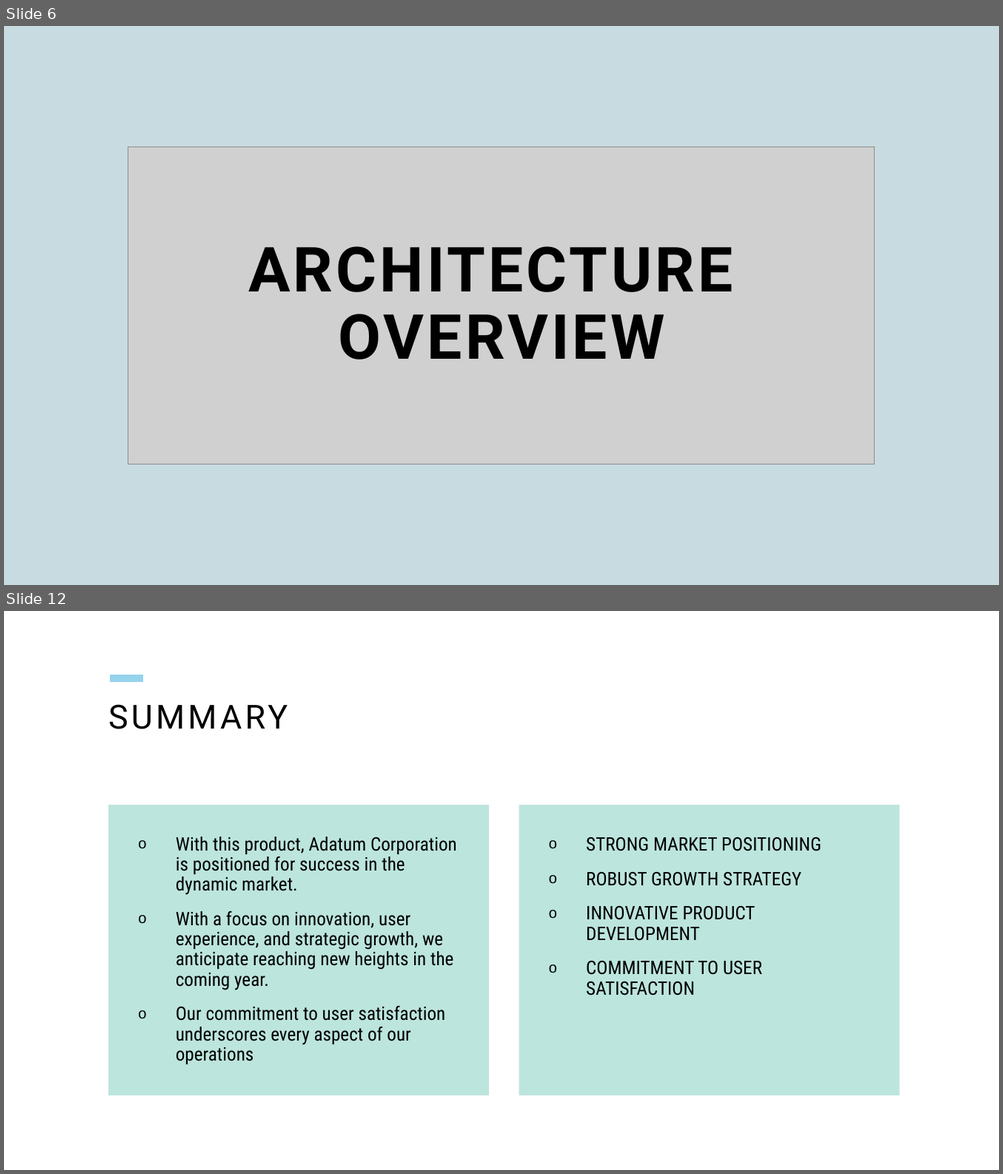
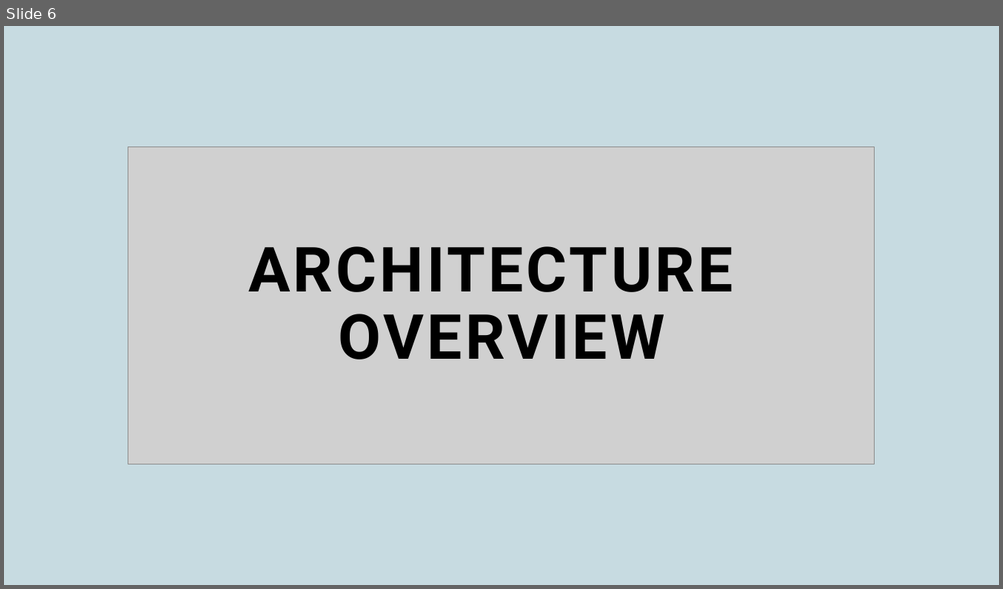
Before and after one commit to aishks14/scientific-calc-project-2, a slide deck: scientific-calculator-project-2.pptx. Shown one above the other, each under a label of ours: slides 6 and 12 before the commit, slide 6 after it; the slides between them are not shown. The pictures are 1003x1174 and 1003x589 pixels, drawn with LibreOffice and Linux fonts; fonts in the diff are those of the drawing; grey boxes stand for pictures. Boxes give left, top, right and bottom in pixels: in the first picture for what was removed or moved away, otherwise in the second. Text is boxed around its words. In the diff, an @@ line names an element or a change of style, - is before the commit and + after.

```diff
--- a/scientific-calculator-project-2.pptx
+++ b/scientific-calculator-project-2.pptx
@@ slide 12 removed at bbox=[4, 611, 999, 1170], background #FFFFFF @@
@@ line removed from (110, 678) to (144, 678) @@
@@ title removed at bbox=[108, 701, 910, 775] @@
-SUMMARY
@@ text removed at bbox=[108, 805, 489, 1096] @@
-o With this product, Adatum Corporation is positioned for success in the dynamic market.
-o With a focus on innovation, user experience, and strategic growth, we anticipate reaching new heights in the coming year.
-o Our commitment to user satisfaction underscores every aspect of our operations
@@ text removed at bbox=[519, 805, 899, 1096] @@
-o STRONG MARKET POSITIONING
-o ROBUST GROWTH STRATEGY
-o INNOVATIVE PRODUCT DEVELOPMENT
-o COMMITMENT TO USER SATISFACTION
```
Also in this commit, not shown: 6 slides changed, 6 slides added, 5 other slides removed.
